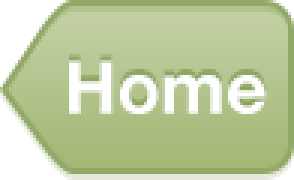
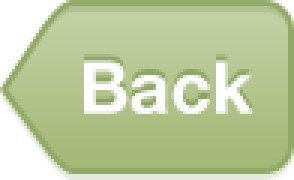
Layer changes from the first (294, 180) image to the second:
hid "Home" over [69, 60, 267, 114]
showed "Back" over [84, 60, 255, 114]
